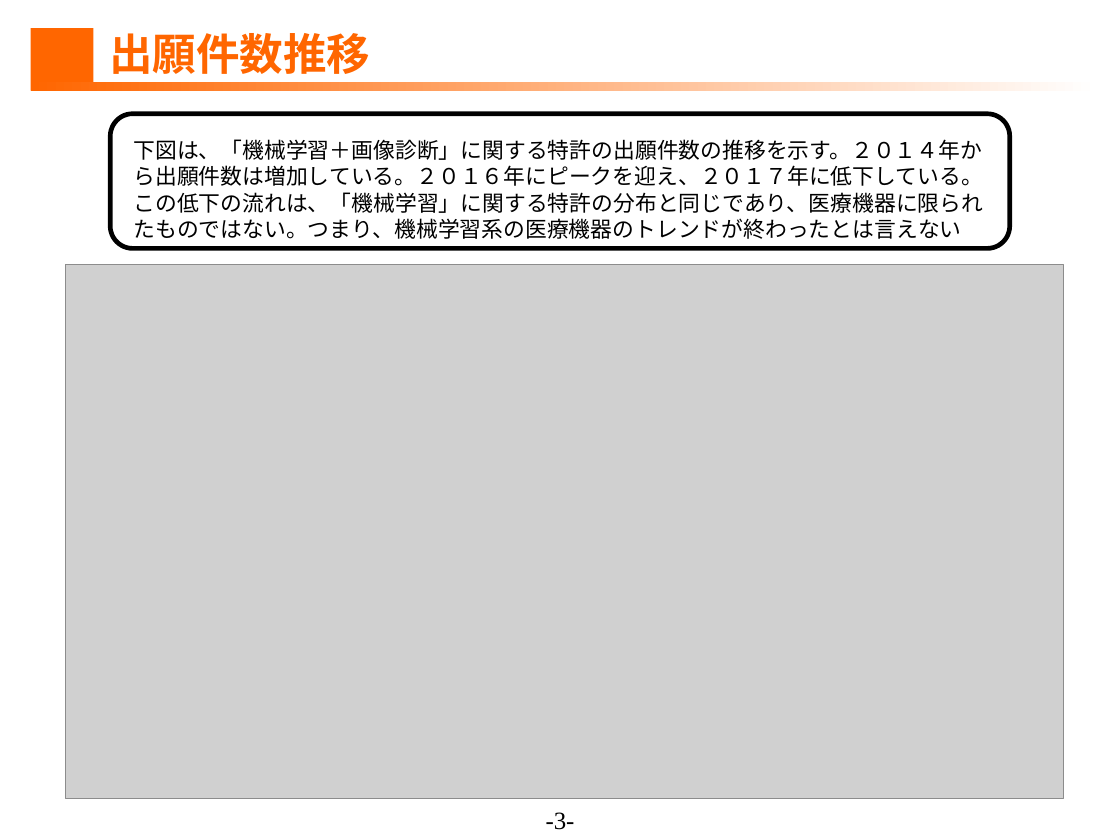
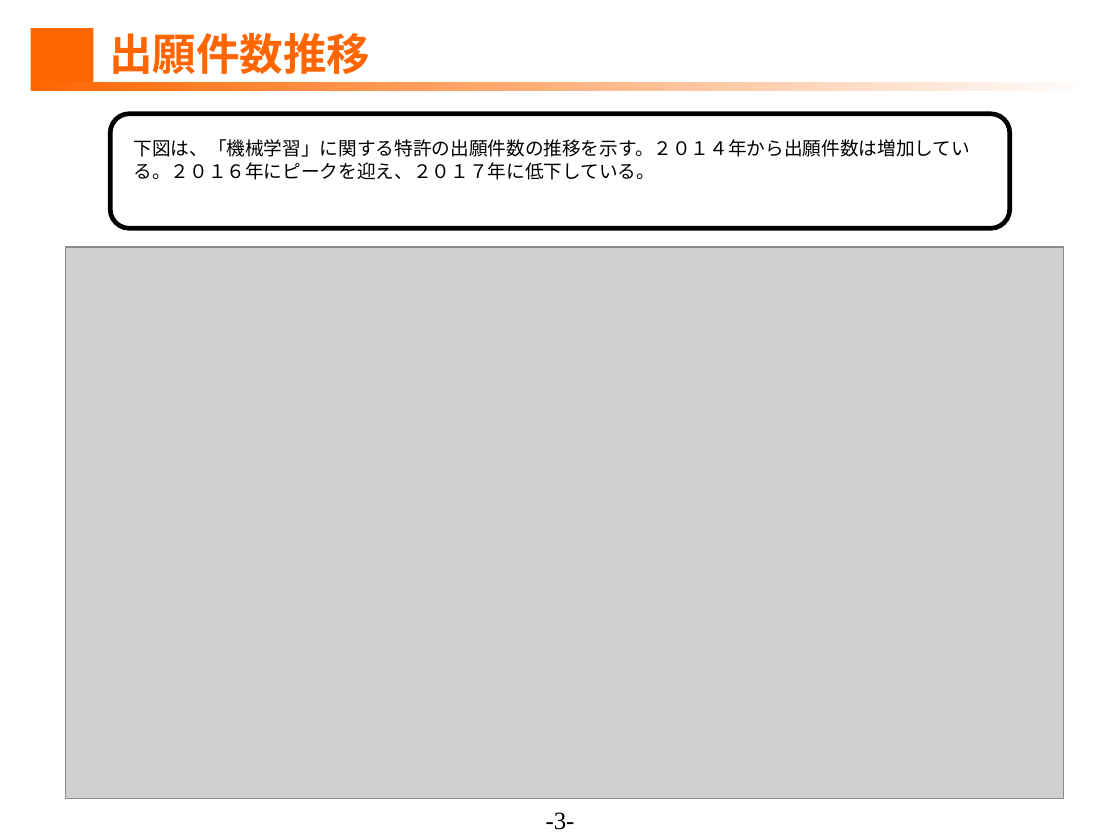
Before and after one commit to ShuDiamonds/JapanesePatentAnalysis, a slide deck: slide 3 of submissions2/1.調査分析.pptx (slide 4 before the commit). Drawn at 1120x840 pixels with LibreOffice and Linux fonts; fonts in the diff are those of the drawing; grey boxes stand for pictures. Boxes give left, top, right and bottom in pixels: in the first picture for what was removed or moved away, otherwise in the second. Text is boxed around its words. In the diff, an @@ line names an element or a change of style, - is before the commit and + after.

```diff
--- a/submissions2/1.調査分析.pptx
+++ b/submissions2/1.調査分析.pptx
@@ rounded rectangle: place and size @@
-rounded rectangle at (110, 114, 1009, 249)
+rounded rectangle at (110, 114, 1009, 228)
@@ text at (133, 139, 970, 180): text changed; size 14 to 12 pt @@
-下図は、「機械学習＋画像診断」に関する特許の出願件数の推移を示す。２０１４年から出願件数は増加している。２０１６年にピークを迎え、２０１７年に低下している。この低下の流れは、「機械学習」に関する特許の分布と同じであり、医療機器に限られたものではない。つまり、機械学習系の医療機器のトレンドが終わったとは言えない
+下図は、「機械学習」に関する特許の出願件数の推移を示す。２０１４年から出願件数は増加している。２０１６年にピークを迎え、２０１７年に低下している。
@@ picture: place and size @@
-picture at (65, 264, 1063, 799)
+picture at (65, 246, 1063, 799)
```
Also in this commit, not shown: 8 other slides changed, 1 slide removed.
